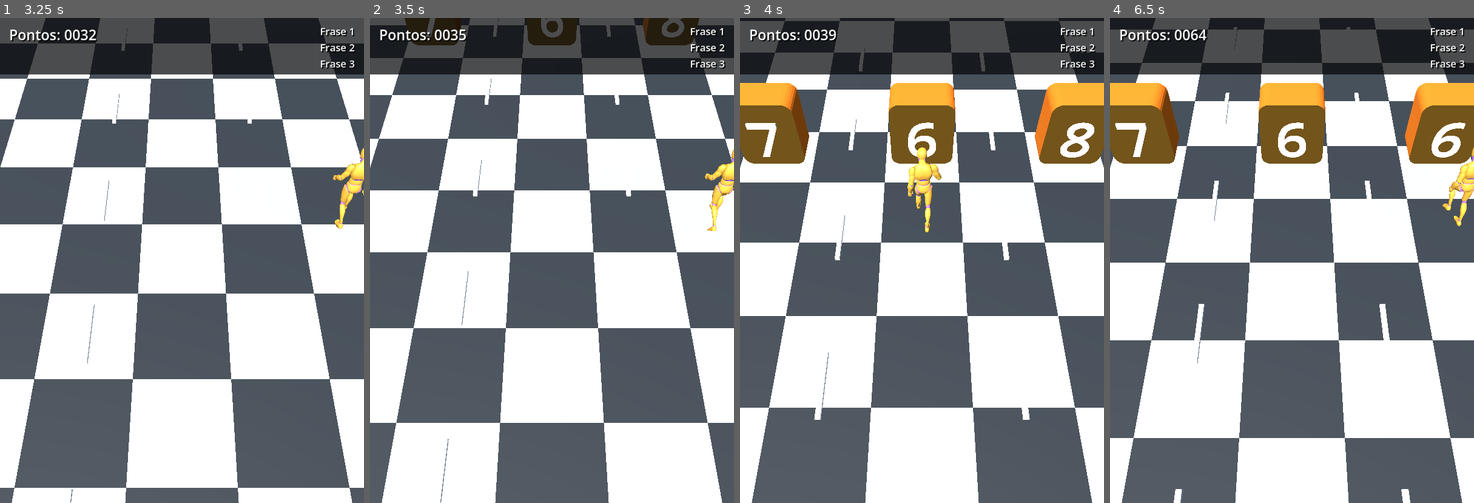
Above: before the commit, frames 1-4 (left to right).
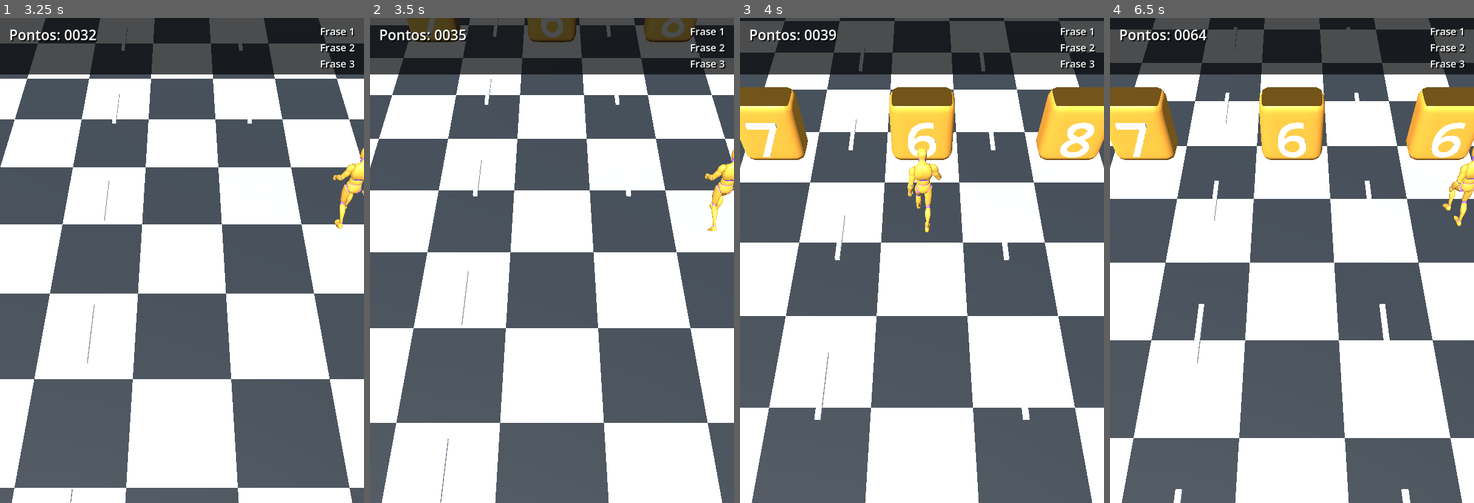
Above: after the commit, the same moments.

Repository: joaopedromsantos/CPG-2026-CTRL-Y
Game: Godot game, scene res://scenes/main.tscn
Two runs of this game, one before a commit and one after it. Both use one fixed random seed, a clock stepped at 60 frames per second and the inputs below.
Inputs:
- Up to frame 1 (3.25 s): tap Enter at 0.5 s; hold Right 0.53-1.28 s; tap R every 0.75 s from 0.6 to 2.85 s; hold Left 1.28-2.03 s; hold Right from 2.03 s (still down)
- Up to frame 2 (3.5 s): keep holding Right
- Up to frame 3 (4 s): release Right at 3.53 s; hold Left from 3.53 s (still down); tap R at 3.6 s
- Up to frame 4 (6.5 s): tap R at 4.35, 5.1, 5.85 s; release Left at 5.78 s; hold Right from 5.78 s (still down)

Frame 1 is identical in both runs. In frame 2, 1.5% of the frame differs, in the area x 9-91%, y 0-6%; in frame 3, 7.5%; in frame 4, 7.6%, in the area x 0-100%, y 13-31%.

Commit message:
feat: enhance number block creation and improve rounded box mesh generation

Diff:
--- a/scripts/blocos.gd
+++ b/scripts/blocos.gd
@@ -79,10 +79,8 @@
 
 	var block := MeshInstance3D.new()
 	block.name = "Bloco"
-	block.mesh = _make_rounded_box_mesh(Vector3(1.15, 1.35, 0.62), 0.18, 6)
+	block.mesh = _make_rounded_box_mesh(Vector3(1.15, 1.35, 0.62), 0.18, 8)
 	block.set_surface_override_material(0, _mat_block)
-	block.set_surface_override_material(1, _mat_block)
-	block.set_surface_override_material(2, _mat_block_side)
 	root.add_child(block)
 
 	var number := _make_text_mesh(text)
@@ -110,74 +108,103 @@
 
 
 func _make_rounded_box_mesh(size: Vector3, radius: float, segments: int) -> ArrayMesh:
-	var half_width := size.x * 0.5
-	var half_height := size.y * 0.5
-	var half_depth := size.z * 0.5
-	var rounded_radius := minf(radius, minf(half_width, half_height) - 0.01)
-	var points := _make_rounded_rect_points(half_width, half_height, rounded_radius, segments)
-	var triangles := Geometry2D.triangulate_polygon(points)
+	var half_size := size * 0.5
+	var rounded_radius := minf(radius, minf(minf(half_size.x, half_size.y), half_size.z) - 0.01)
+	var inner_size := half_size - Vector3.ONE * rounded_radius
 	var mesh := ArrayMesh.new()
-
-	var front_vertices := PackedVector3Array()
-	var front_normals := PackedVector3Array()
-	var front_indices := PackedInt32Array()
-	for point in points:
-		front_vertices.append(Vector3(point.x, point.y, half_depth))
-		front_normals.append(Vector3.BACK)
-	for index in triangles:
-		front_indices.append(index)
-	_add_surface(mesh, front_vertices, front_normals, front_indices)
-
-	var back_vertices := PackedVector3Array()
-	var back_normals := PackedVector3Array()
-	var back_indices := PackedInt32Array()
-	for point in points:
-		back_vertices.append(Vector3(point.x, point.y, -half_depth))
-		back_normals.append(Vector3.FORWARD)
-	for triangle_index in range(triangles.size() - 1, -1, -1):
-		back_indices.append(triangles[triangle_index])
-	_add_surface(mesh, back_vertices, back_normals, back_indices)
-
-	var side_vertices := PackedVector3Array()
-	var side_normals := PackedVector3Array()
-	var side_indices := PackedInt32Array()
-	for index in points.size():
-		var next_index := (index + 1) % points.size()
-		var current := points[index]
-		var next := points[next_index]
-		var start := side_vertices.size()
-		var normal := Vector3(next.y - current.y, current.x - next.x, 0.0).normalized()
-
-		side_vertices.append(Vector3(current.x, current.y, half_depth))
-		side_vertices.append(Vector3(next.x, next.y, half_depth))
-		side_vertices.append(Vector3(next.x, next.y, -half_depth))
-		side_vertices.append(Vector3(current.x, current.y, -half_depth))
-
-		for vertex in 4:
-			side_normals.append(normal)
-
-		side_indices.append_array(PackedInt32Array([start, start + 1, start + 2, start, start + 2, start + 3]))
-	_add_surface(mesh, side_vertices, side_normals, side_indices)
+	var vertices := PackedVector3Array()
+	var normals := PackedVector3Array()
+	var indices := PackedInt32Array()
+
+	_add_rounded_face(vertices, normals, indices, half_size, inner_size, rounded_radius, segments, Vector3.RIGHT)
+	_add_rounded_face(vertices, normals, indices, half_size, inner_size, rounded_radius, segments, Vector3.LEFT)
+	_add_rounded_face(vertices, normals, indices, half_size, inner_size, rounded_radius, segments, Vector3.UP)
+	_add_rounded_face(vertices, normals, indices, half_size, inner_size, rounded_radius, segments, Vector3.DOWN)
+	_add_rounded_face(vertices, normals, indices, half_size, inner_size, rounded_radius, segments, Vector3.BACK)
+	_add_rounded_face(vertices, normals, indices, half_size, inner_size, rounded_radius, segments, Vector3.FORWARD)
+
+	_add_surface(mesh, vertices, normals, indices)
 
 	return mesh
 
 
-func _make_rounded_rect_points(half_width: float, half_height: float, radius: float, segments: int) -> PackedVector2Array:
-	var points := PackedVector2Array()
-	var centers := [
-		Vector2(half_width - radius, half_height - radius),
-		Vector2(-half_width + radius, half_height - radius),
-		Vector2(-half_width + radius, -half_height + radius),
-		Vector2(half_width - radius, -half_height + radius),
-	]
-	var angle_starts: Array[float] = [0.0, PI * 0.5, PI, PI * 1.5]
-
-	for corner in 4:
-		for segment in segments + 1:
-			var angle := angle_starts[corner] + (float(segment) / float(segments)) * PI * 0.5
-			points.append(centers[corner] + Vector2(cos(angle), sin(angle)) * radius)
-
-	return points
+func _add_rounded_face(
+	vertices: PackedVector3Array,
+	normals: PackedVector3Array,
+	indices: PackedInt32Array,
+	half_size: Vector3,
+	inner_size: Vector3,
+	radius: float,
+	segments: int,
+	face_normal: Vector3
+) -> void:
+	var start_index := vertices.size()
+	var axis := _dominant_axis(face_normal)
+
+	for row in segments + 1:
+		for col in segments + 1:
+			var u := -1.0 + 2.0 * float(col) / float(segments)
+			var v := -1.0 + 2.0 * float(row) / float(segments)
+			var box_point := _face_point(axis, face_normal, u, v, half_size)
+			var rounded_point := _round_box_point(box_point, inner_size, radius)
+			vertices.append(rounded_point)
+			normals.append(_round_box_normal(box_point, inner_size, face_normal))
+
+	for row in segments:
+		for col in segments:
+			var a := start_index + row * (segments + 1) + col
+			var b := a + 1
+			var c := a + segments + 1
+			var d := c + 1
+
+			if face_normal.x + face_normal.y + face_normal.z > 0.0:
+				indices.append_array(PackedInt32Array([a, c, b, b, c, d]))
+			else:
+				indices.append_array(PackedInt32Array([a, b, c, b, d, c]))
+
+
+func _dominant_axis(normal: Vector3) -> int:
+	if absf(normal.x) > 0.5:
+		return 0
+	if absf(normal.y) > 0.5:
+		return 1
+	return 2
+
+
+func _face_point(axis: int, normal: Vector3, u: float, v: float, half_size: Vector3) -> Vector3:
+	match axis:
+		0:
+			return Vector3(normal.x * half_size.x, u * half_size.y, v * half_size.z)
+		1:
+			return Vector3(u * half_size.x, normal.y * half_size.y, v * half_size.z)
+		_:
+			return Vector3(u * half_size.x, v * half_size.y, normal.z * half_size.z)
+
+
+func _round_box_point(point: Vector3, inner_size: Vector3, radius: float) -> Vector3:
+	var closest := Vector3(
+		clampf(point.x, -inner_size.x, inner_size.x),
+		clampf(point.y, -inner_size.y, inner_size.y),
+		clampf(point.z, -inner_size.z, inner_size.z)
+	)
+	var offset := point - closest
+	if offset.length_squared() == 0.0:
+		return point
+
+	return closest + offset.normalized() * radius
+
+
+func _round_box_normal(point: Vector3, inner_size: Vector3, fallback: Vector3) -> Vector3:
+	var closest := Vector3(
+		clampf(point.x, -inner_size.x, inner_size.x),
+		clampf(point.y, -inner_size.y, inner_size.y),
+		clampf(point.z, -inner_size.z, inner_size.z)
+	)
+	var offset := point - closest
+	if offset.length_squared() == 0.0:
+		return fallback
+
+	return offset.normalized()
 
 
 func _add_surface(mesh: ArrayMesh, vertices: PackedVector3Array, normals: PackedVector3Array, indices: PackedInt32Array) -> void:
